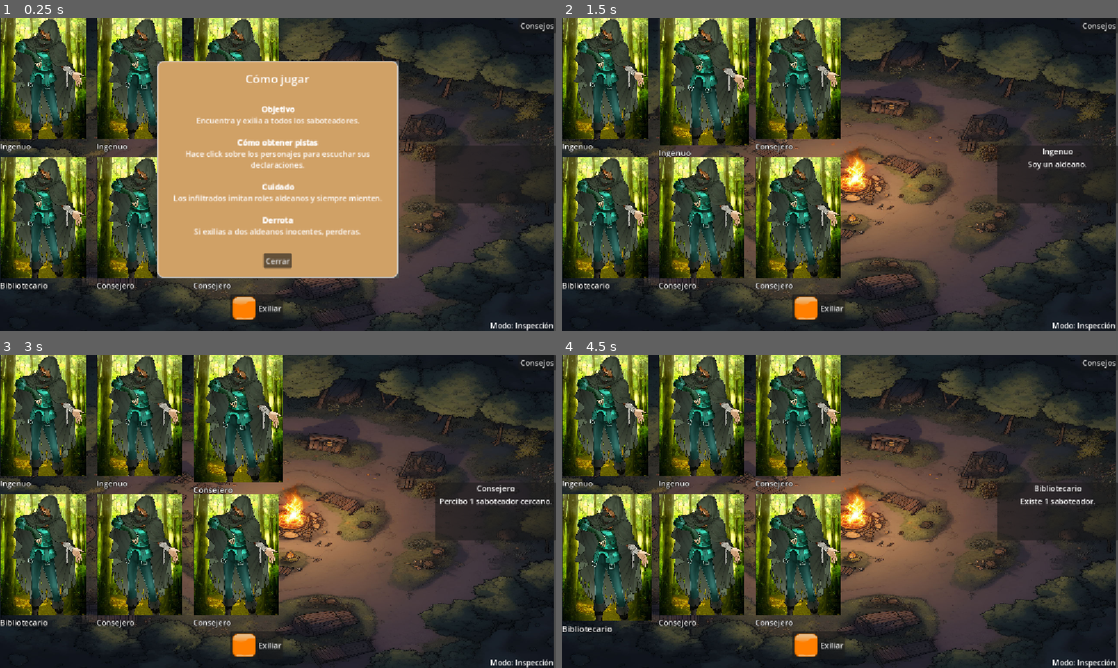
Above: before the commit, frames 1-4 (two rows, left to right).
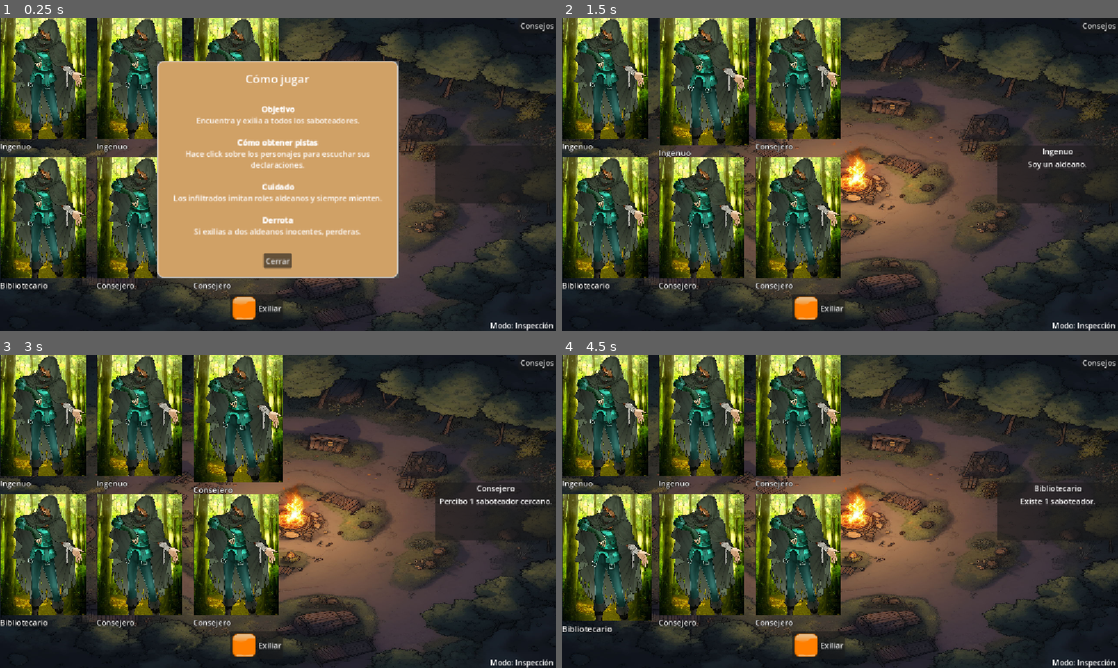
Above: after the commit, the same moments.

Repository: ZekielAsh/Witchwoods
Game: Godot game, scene res://main.tscn
Same seed, same stepped clock (60 frames per second), same inputs: the game is played once before the commit and once after it.
Inputs (mouse positions are in pixels of both pictures, inside the frame that each line leads up to):
- Up to frame 1 (0.25 s): no input
- Up to frame 2 (1.5 s): click (589, 61) at 0.5 s; click (689, 61) at 1.27 s
- Up to frame 3 (3 s): click (127, 401) at 2.02 s; click (222, 398) at 2.77 s
- Up to frame 4 (4.5 s): click (784, 401) at 3.52 s; click (589, 536) at 4.27 s

The runs differ from the first frame. In frame 1, 1.2% of the frame differs, in the area x 12-100%, y 0-100%; in frame 2, 2.3%; in frame 3, 2.3%; in frame 4, 2.3%.

Commit message:
Fix scale de background

Diff:
--- a/main.tscn
+++ b/main.tscn
@@ -29,7 +29,7 @@
 anchor_bottom = 1.0
 grow_horizontal = 2
 grow_vertical = 2
-scale = Vector2(0.9970783, 1.0005449)
+scale = Vector2(0.99996144, 0.99969745)
 texture = ExtResource("2_7mycd")
 expand_mode = 1
 
--- a/project.godot
+++ b/project.godot
@@ -10,7 +10,7 @@
 
 [application]
 
-config/name="Intro Videojuegos boss"
+config/name="Witchwoods"
 run/main_scene="uid://dfc6w04b2hq2f"
 config/features=PackedStringArray("4.6", "Forward Plus")
 config/icon="res://icon.svg"
